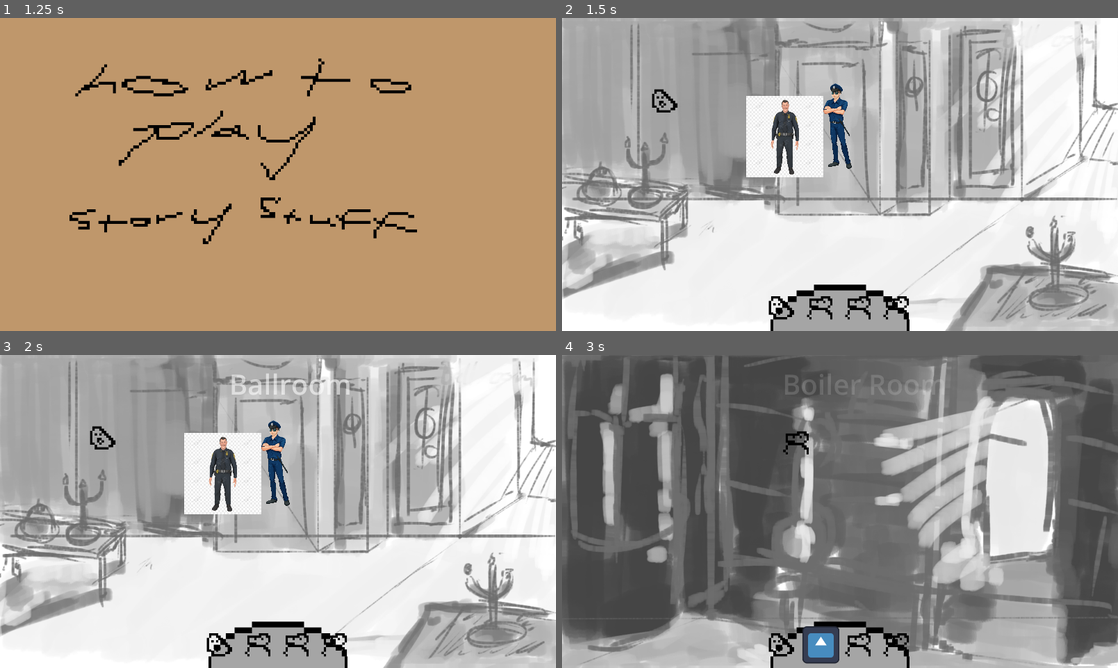
Above: before the commit, frames 1-4 (two rows, left to right).
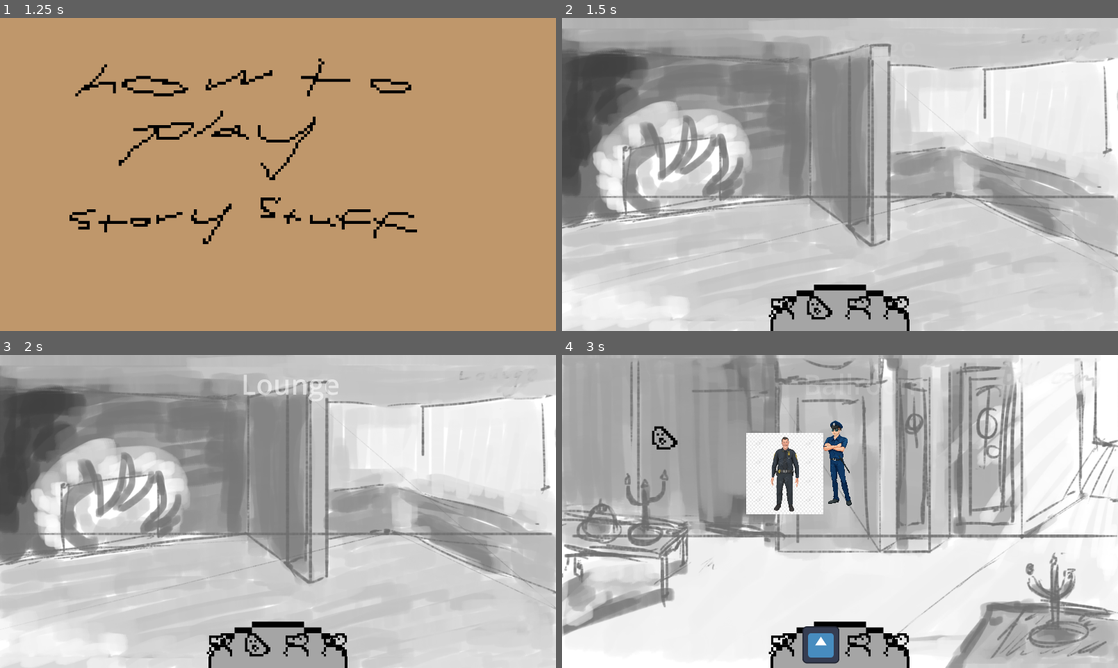
Above: after the commit, the same moments.

Repository: Nauviax/noirgame
Game: Godot game, scene res://scenes/main_scene.tscn
The game is run twice, just before and just after one commit, with the same random seed, the same clock (stepped at 60 frames per second) and the same inputs. The engine's default icon, where the game draws it, is replaced by a stand-in: a white triangle on a blue panel in a dark square.
Inputs (mouse positions are in pixels of both pictures, inside the frame that each line leads up to):
- Up to frame 1 (1.25 s): tap Enter at 0.5 s; click (278, 174) at 0.67 s
- Up to frame 2 (1.5 s): tap Space at 1.25 s; move the mouse to (728, 190) at 1.27 s; click (728, 190) at 1.42 s
- Up to frame 3 (2 s): no input
- Up to frame 4 (3 s): click (784, 646) at 2 s; click (823, 646) at 2.77 s

Frame 1 is identical in both runs. In frame 2, 68% of the frame differs, in the area x 0-100%, y 0-100%; in frame 3, 68%; in frame 4, 84%.

Commit message:
Moved toolbar sprite, fixed start screen showing in editor tool. Changed order of rooms.

Diff:
--- a/scenes/main_scene.gd
+++ b/scenes/main_scene.gd
@@ -32,8 +32,6 @@
 
 ## Onready, show start screen and populate the UI.
 func _ready() -> void:
-	start_screen.show()
-	location_selector.hide() # Prevent clicks on UI before game starts.
 	for location in locations_unloaded:
 		locations.push_back(location.instantiate())
 	for location in locations:
@@ -42,6 +40,11 @@
 		button.texture_normal = location.location_icon
 		button.texture_focused = location.location_icon_selected
 		location_selector.add_child(button)
+	if not Engine.is_editor_hint(): # Don't hide things in editor.
+		start_screen.show()
+		location_selector.hide() # Prevent clicks on UI before game starts.
+	else: # If in editor, show a random location instantly.
+		show_location(locations.pick_random())
 
 ## Start game function. On first call, show insructions. On second call, hide start screen and load first location.
 func start_game() -> void:
--- a/scenes/main_scene.tscn
+++ b/scenes/main_scene.tscn
@@ -5,7 +5,7 @@
 [ext_resource type="PackedScene" uid="uid://c34eynjqtbvev" path="res://scenes/locations/boilerroom.tscn" id="3_al1ud"]
 [ext_resource type="PackedScene" uid="uid://bw1vmk18auxqg" path="res://scenes/locations/garden.tscn" id="4_5slp5"]
 [ext_resource type="PackedScene" uid="uid://bei0eo100huqm" path="res://ui/location_selector/location_button.tscn" id="4_kf4gn"]
-[ext_resource type="Texture2D" uid="uid://cls05x38txqwe" path="res://ui/ui_sprites/BasicToolbar.png" id="5_b7xis"]
+[ext_resource type="Texture2D" uid="uid://cls05x38txqwe" path="res://Assets/Sprites/ui/BasicToolbar.png" id="5_b7xis"]
 [ext_resource type="PackedScene" uid="uid://bbr170fe47pa" path="res://scenes/locations/lounge.tscn" id="5_dmoti"]
 [ext_resource type="PackedScene" uid="uid://3e8l22ivr6b0" path="res://ui/location_title/location_title.tscn" id="5_v70xg"]
 [ext_resource type="Texture2D" uid="uid://yttetfqbftuo" path="res://Assets/Sprites/backgrounds/instructions.png" id="8_gu75t"]
@@ -18,7 +18,7 @@
 
 [node name="MainScene" type="Node2D" node_paths=PackedStringArray("location_selector", "start_screen")]
 script = ExtResource("1_41gje")
-locations_unloaded = Array[PackedScene]([ExtResource("2_w55ox"), ExtResource("3_al1ud"), ExtResource("4_5slp5"), ExtResource("5_dmoti")])
+locations_unloaded = Array[PackedScene]([ExtResource("5_dmoti"), ExtResource("2_w55ox"), ExtResource("3_al1ud"), ExtResource("4_5slp5")])
 location_button = ExtResource("4_kf4gn")
 location_title = ExtResource("5_v70xg")
 location_selector = NodePath("UI/LevelSelectToolbar/LevelSelect")
@@ -63,7 +63,7 @@
 shape = SubResource("RectangleShape2D_siqa5")
 
 [connection signal="pressed" from="UI/LevelSelectToolbar/LevelSelect/LocationButton" to="UI/LevelSelectToolbar/LevelSelect/LocationButton" method="_on_pressed"]
-[connection signal="pressed" from="UI/LevelSelectToolbar/LevelSelect/@TextureButton@31301" to="UI/LevelSelectToolbar/LevelSelect/@TextureButton@31301" method="_on_pressed"]
-[connection signal="pressed" from="UI/LevelSelectToolbar/LevelSelect/@TextureButton@31302" to="UI/LevelSelectToolbar/LevelSelect/@TextureButton@31302" method="_on_pressed"]
-[connection signal="pressed" from="UI/LevelSelectToolbar/LevelSelect/@TextureButton@31303" to="UI/LevelSelectToolbar/LevelSelect/@TextureButton@31303" method="_on_pressed"]
+[connection signal="pressed" from="UI/LevelSelectToolbar/LevelSelect/@TextureButton@44913" to="UI/LevelSelectToolbar/LevelSelect/@TextureButton@44913" method="_on_pressed"]
+[connection signal="pressed" from="UI/LevelSelectToolbar/LevelSelect/@TextureButton@44914" to="UI/LevelSelectToolbar/LevelSelect/@TextureButton@44914" method="_on_pressed"]
+[connection signal="pressed" from="UI/LevelSelectToolbar/LevelSelect/@TextureButton@44915" to="UI/LevelSelectToolbar/LevelSelect/@TextureButton@44915" method="_on_pressed"]
 [connection signal="input_event" from="StartScreen/Area2D" to="." method="_on_start_screen_input_event"]
Renamed: ui/ui_sprites/BasicToolbar.png -> Assets/Sprites/ui/BasicToolbar.png
Not shown, changed: Assets/Sprites/ui/BasicToolbar.png.import
